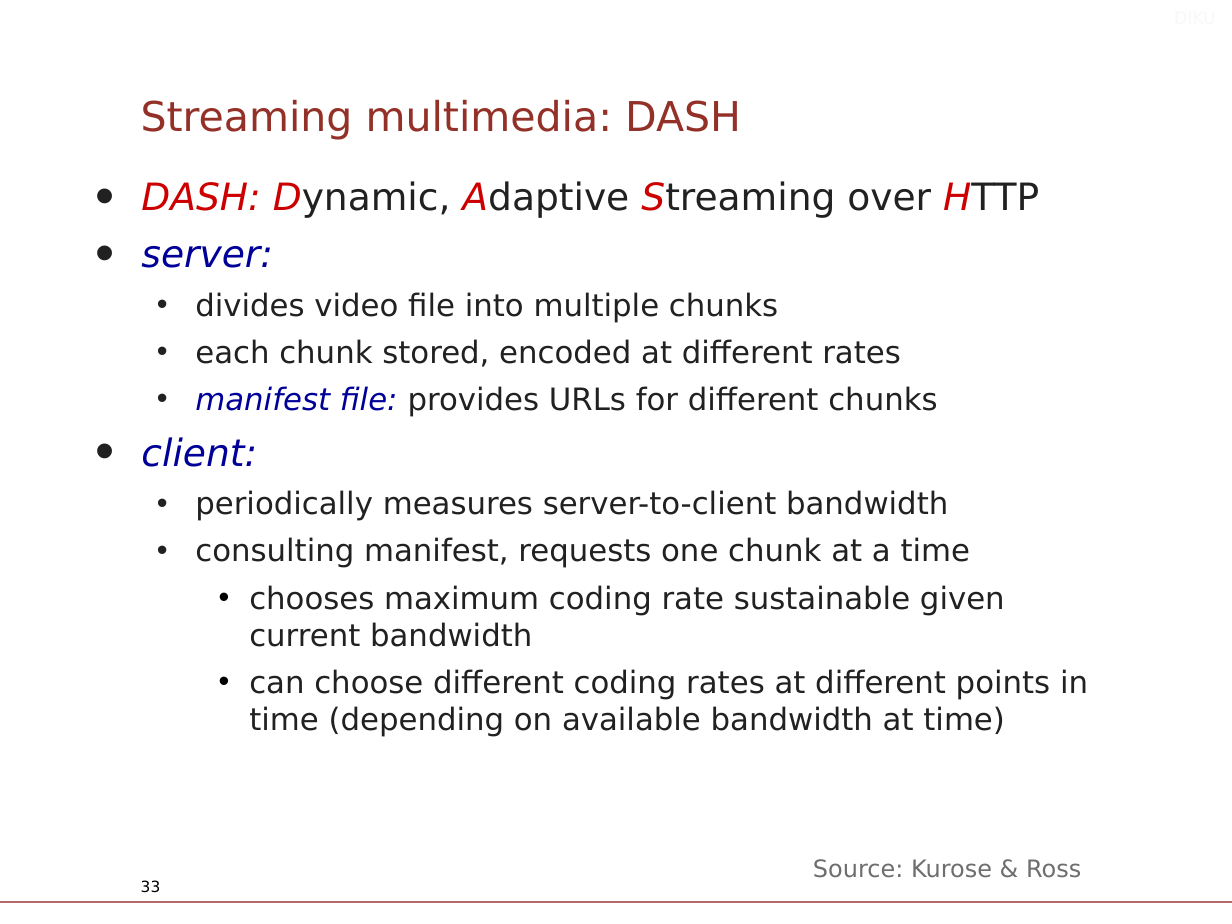
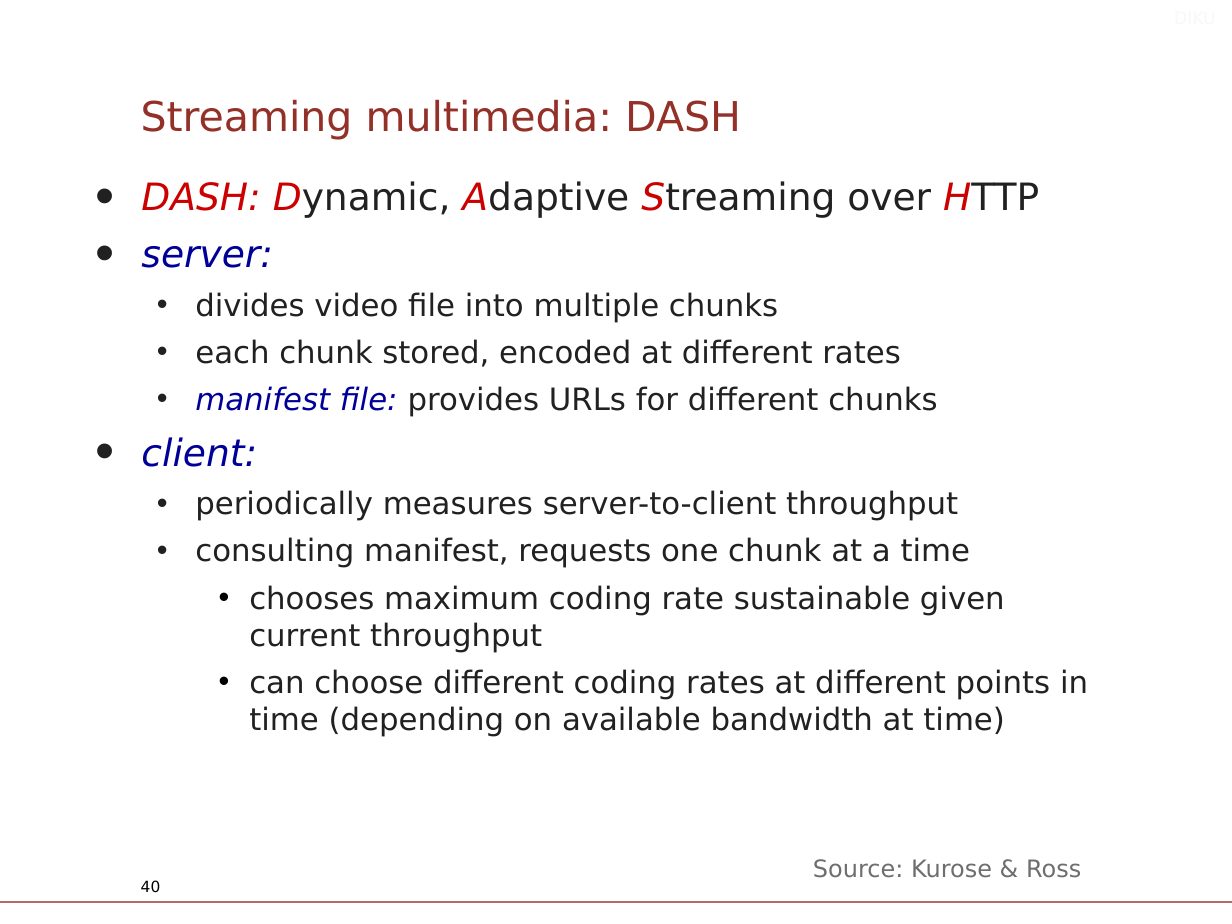
Before and after one commit to diku-compSys/compSys-e2021-pub, a slide deck: slide 40 of lectures/211103_application_layer_http/slides.odp (slide 33 before the commit). Drawn at 1232x924 pixels with LibreOffice and Linux fonts; fonts in the diff are those of the drawing; background and template pictures are left out. Boxes give left, top, right and bottom in pixels: in the first picture for what was removed or moved away, otherwise in the second. Text is boxed around its words. In the diff, an @@ line names an element or a change of style, - is before the commit and + after.

```diff
--- a/lectures/211103_application_layer_http/slides.odp
+++ b/lectures/211103_application_layer_http/slides.odp
@@ text at (x1=195, y1=490, x2=958, y2=521): text changed @@
-  • periodically measures server-to-client bandwidth
+  • periodically measures server-to-client throughput
@@ text at (x1=249, y1=585, x2=1005, y2=652): text changed @@
-    • chooses maximum coding rate sustainable given current bandwidth
+    • chooses maximum coding rate sustainable given current throughput
@@ page number at (x1=141, y1=880, x2=161, y2=893): text changed @@
-33
+40
```
Also in this commit, not shown: 11 other slides changed, 8 slides added, 3 other files.
